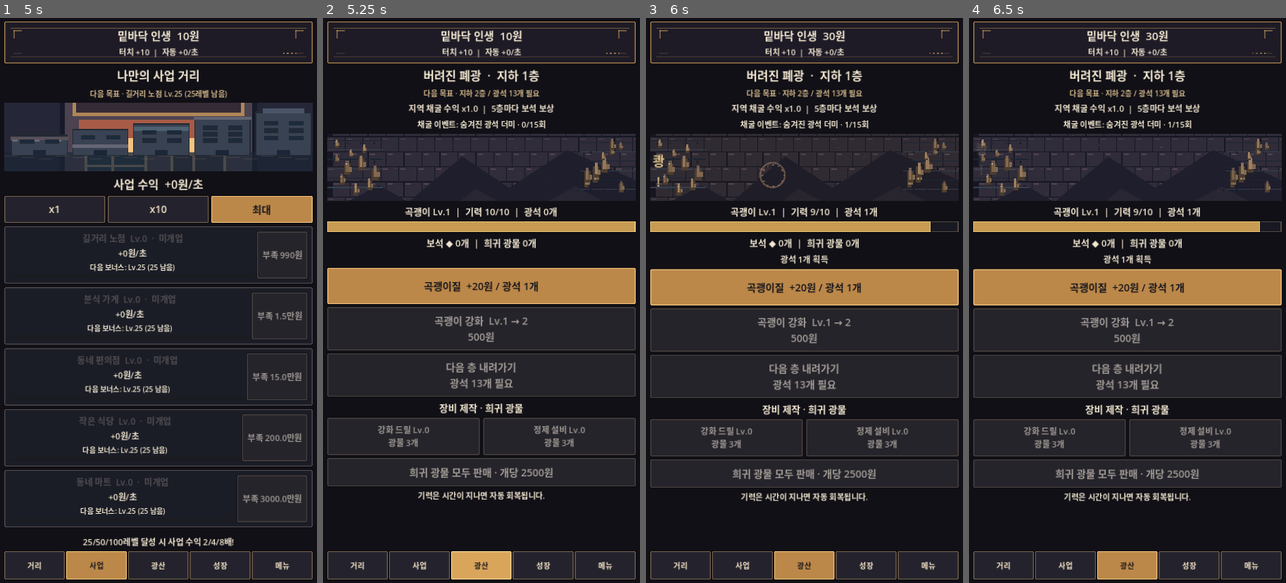
Above: before the commit, frames 1-4 (left to right).
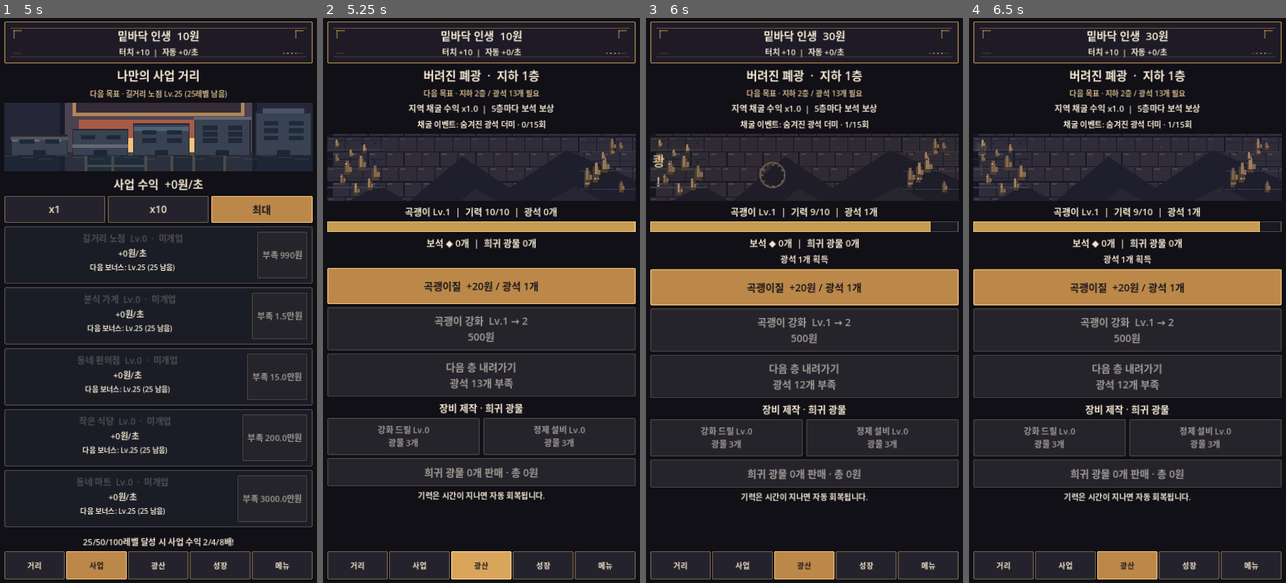
Above: after the commit, the same moments.

Repository: sungpil987/BottomLife-Reborn
Game: Godot game, scene res://scenes/Main.tscn
Same seed, same stepped clock (60 frames per second), same inputs: the game is played once before the commit and once after it.
Inputs (mouse positions are in pixels of both pictures, inside the frame that each line leads up to):
- Up to frame 1 (5 s): click (158, 153) at 0.5 s; click "거리" at 1.25 s; click "사업" at 2 s; click "x1" at 2.75 s; click "x10" at 3.5 s; click "최대" at 4.25 s
- Up to frame 2 (5.25 s): click "광산" at 5 s
- Up to frame 3 (6 s): click "곡괭이질 +20원 / 광석 1개" at 5.75 s
- Up to frame 4 (6.5 s): no input

Frame 1 is identical in both runs. In frame 2, 0.6% of the frame differs, in the area x 27-73%, y 63-82%; in frame 3, 0.6%, in the area x 27-73%, y 64-82%; in frame 4, 0.6%.

Commit message:
v8.2 clearer mine depth locks, ore shortages, equipment caps and sale totals

Diff:
--- a/scripts/main.gd
+++ b/scripts/main.gd
@@ -319,6 +319,7 @@
 			mine_buttons[1].disabled = money < mine_upgrade_cost()
 		if is_instance_valid(mine_buttons[2]):
 			mine_buttons[2].disabled = ore < mine_depth_cost() or next_mine_rebirth_requirement() > rebirth_count
+			mine_buttons[2].text = mine_depth_button_text()
 	if is_instance_valid(business_income_label):
 		business_income_label.text = "사업 수익  +%s원/초" % number((total_auto_income() - float(auto_level) * 5.0) * prestige_multiplier())
 	for i in range(business_buttons.size()):
@@ -924,6 +925,8 @@
 	return 3 + level * 2 + int(level * level / 4)
 
 func craft_equipment(kind: int) -> void:
+	if kind < 0 or kind > 1:
+		return
 	var level := drill_level if kind == 0 else refinery_level
 	var cost := craft_cost(kind)
 	if level >= 50 or rare_ore < cost:
@@ -1001,6 +1004,15 @@
 		last_mine_find = "지하 %d층 도착" % mine_depth
 	save_game()
 	refresh()
+
+func mine_depth_button_text() -> String:
+	var required: int = next_mine_rebirth_requirement()
+	if required > rebirth_count:
+		return "다음 층 잠김\n환생 %d회 필요" % required
+	var missing: int = maxi(0, mine_depth_cost() - ore)
+	if missing > 0:
+		return "다음 층 내려가기\n광석 %d개 부족" % missing
+	return "다음 층 내려가기\n광석 %d개 사용" % mine_depth_cost()
 
 func build_mine() -> void:
 	content.add_child(make_label("%s  ·  지하 %d층" % [mine_zone_name(), mine_depth], 27))
@@ -1059,7 +1071,7 @@
 	pick.pressed.connect(mine_upgrade_pickaxe)
 	content.add_child(pick)
 	mine_buttons.append(pick)
-	var deeper := make_button("다음 층 내려가기\n광석 %d개 필요" % mine_depth_cost())
+	var deeper := make_button(mine_depth_button_text())
 	deeper.disabled = ore < mine_depth_cost() or next_mine_rebirth_requirement() > rebirth_count
 	deeper.pressed.connect(mine_go_deeper)
 	content.add_child(deeper)
@@ -1071,14 +1083,14 @@
 	for kind in range(2):
 		var level := drill_level if kind == 0 else refinery_level
 		var title := "강화 드릴" if kind == 0 else "정제 설비"
-		var craft := make_button("%s Lv.%d\n광물 %d개" % [title, level, craft_cost(kind)])
+		var craft := make_button("%s Lv.%d\n%s" % [title, level, "최대 레벨" if level >= 50 else "광물 %d개" % craft_cost(kind)])
 		craft.size_flags_horizontal = Control.SIZE_EXPAND_FILL
 		craft.add_theme_font_size_override("font_size", 19)
 		craft.disabled = level >= 50 or rare_ore < craft_cost(kind)
 		craft.pressed.connect(craft_equipment.bind(kind))
 		equipment_row.add_child(craft)
 		mine_craft_buttons.append(craft)
-	var sell := make_button("희귀 광물 모두 판매 · 개당 %s원" % number(float(2500 * mine_depth) * prestige_multiplier() * (1.0 + float(refinery_level) * 0.1)))
+	var sell := make_button("희귀 광물 %d개 판매 · 총 %s원" % [rare_ore, number(float(rare_ore * 2500 * mine_depth) * prestige_multiplier() * (1.0 + float(refinery_level) * 0.1))])
 	sell.custom_minimum_size.y = 64
 	sell.disabled = rare_ore <= 0
 	sell.pressed.connect(sell_rare_ore)
